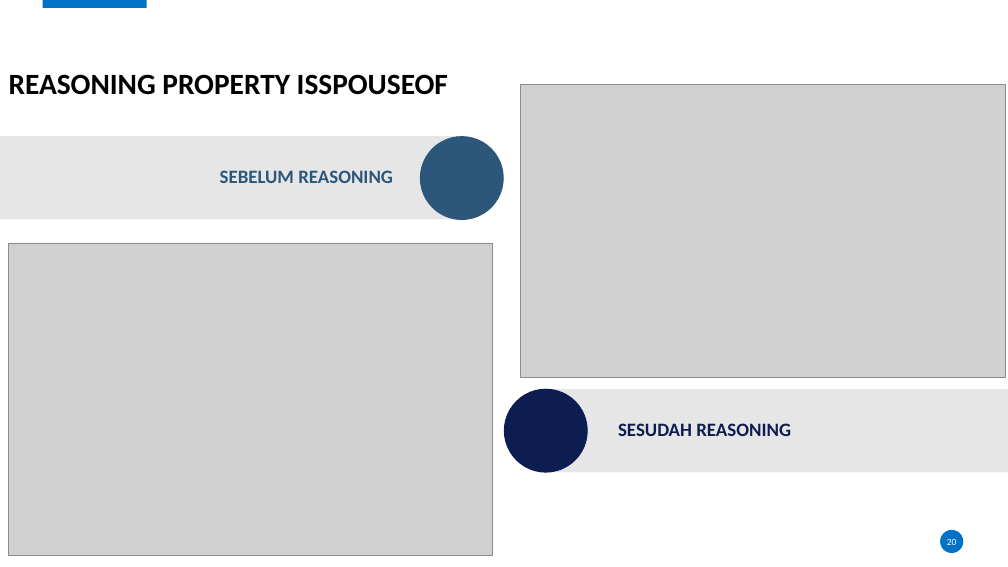
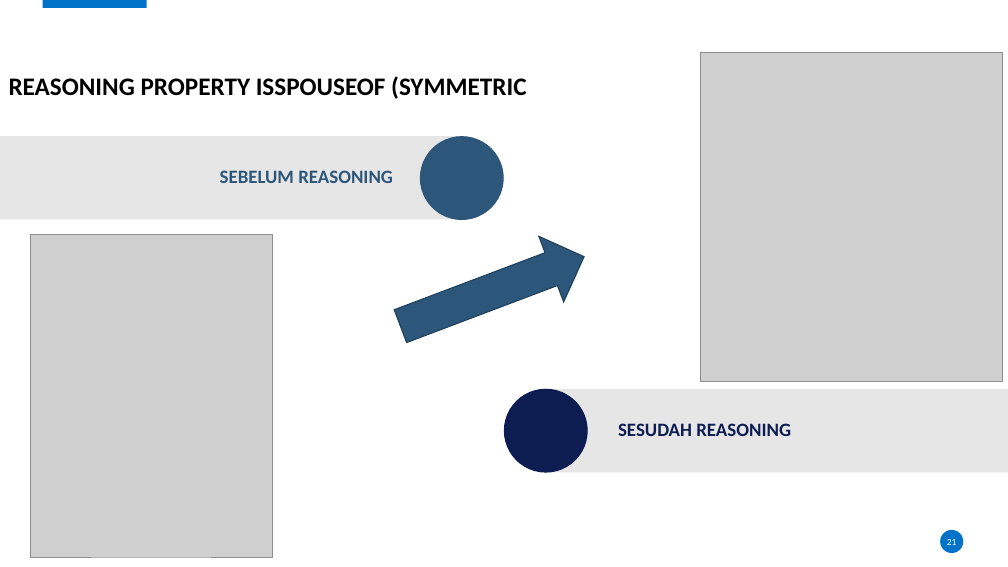
Before and after one commit to karyoutomoo/The-Tree-of-Heroes, a slide deck: slide 21 of 05111540000007-Faiq-Presentasi.pptx (slide 20 before the commit). Drawn at 1008x567 pixels with LibreOffice and Linux fonts; fonts in the diff are those of the drawing; grey boxes stand for pictures; background and template pictures are left out. Boxes give left, top, right and bottom in pixels: in the first picture for what was removed or moved away, otherwise in the second. Text is boxed around its words. In the diff, an @@ line names an element or a change of style, - is before the commit and + after.

```diff
--- a/05111540000007-Faiq-Presentasi.pptx
+++ b/05111540000007-Faiq-Presentasi.pptx
@@ picture: place and size @@
-picture at box(521, 85, 1006, 378)
+picture at box(700, 52, 1003, 381)
@@ title at box(9, 76, 526, 99): text changed; size 28 to 24 pt @@
-REASONING PROPERTY ISSPOUSEOF
+REASONING PROPERTY ISSPOUSEOF (SYMMETRIC
@@ picture: place and size @@
-picture at box(8, 243, 493, 555)
+picture at box(30, 234, 272, 557)
@@ right arrow added at box(388, 224, 597, 359), fill #2C567A, outline #21405A 1 pt @@
@@ page number at box(947, 539, 957, 545): text changed @@
-20
+21
```
Also in this commit, not shown: 24 other slides changed, 2 slides added, 1 slide removed, 5 other files.
